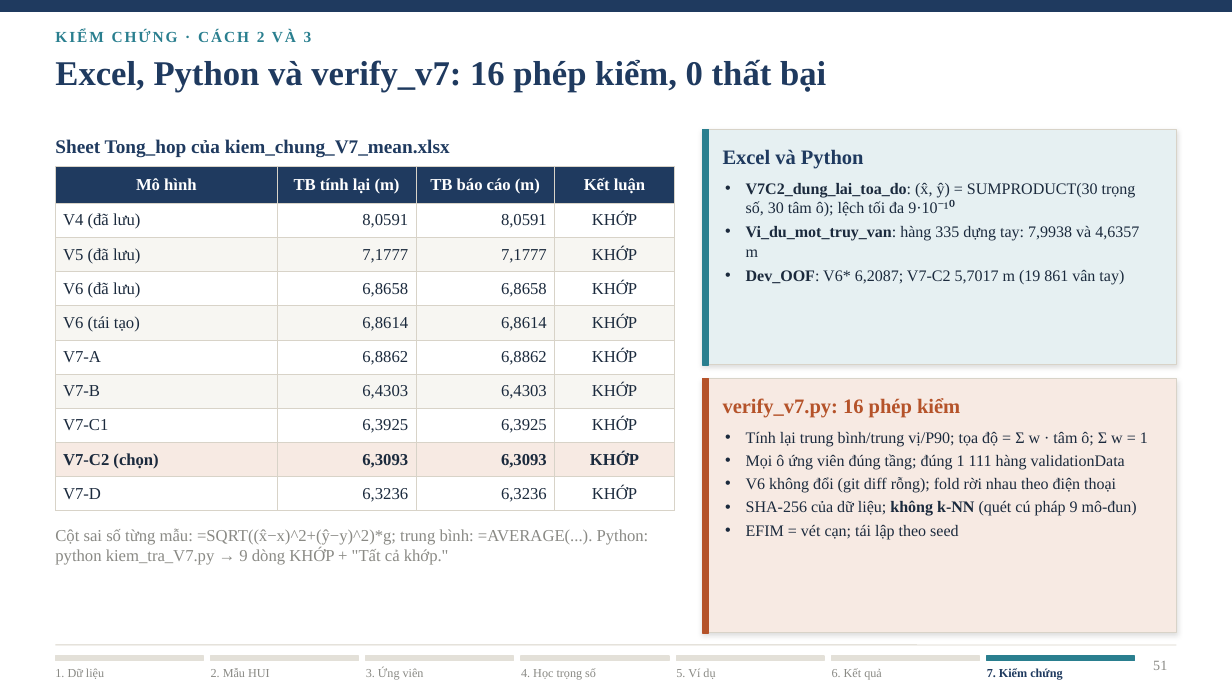
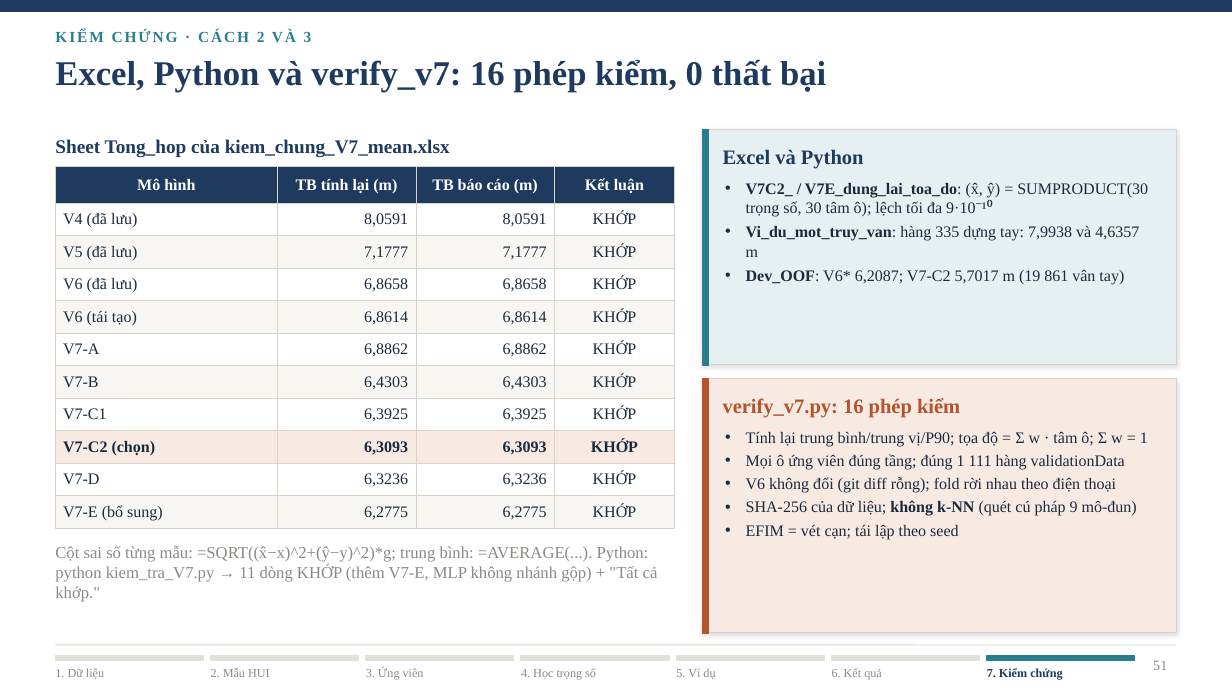
Before and after one commit to ThaiTaka/HUIM-IPS-, a slide deck: slide 51 of BAOCAO/Slide_HUIM_IPS_V7_day_du.pptx. Drawn at 1232x693 pixels with LibreOffice and Linux fonts; fonts in the diff are those of the drawing. Boxes give left, top, right and bottom in pixels: in the first picture for what was removed or moved away, otherwise in the second. Text is boxed around its words. In the diff, an @@ line names an element or a change of style, - is before the commit and + after.

```diff
--- a/BAOCAO/Slide_HUIM_IPS_V7_day_du.pptx
+++ b/BAOCAO/Slide_HUIM_IPS_V7_day_du.pptx
@@ table at <box>55,166,675,525</box> @@
+row 11: V7-E (bổ sung) | 6,2775 | 6,2775 | KHỚP
@@ text at <box>746,183,1148,217</box>: text changed @@
-• V7C2_dung_lai_toa_do: (x̂, ŷ) = SUMPRODUCT(30 trọng số, 30 tâm ô); lệch tối đa 9·10⁻¹⁰
+• V7C2_ / V7E_dung_lai_toa_do: (x̂, ŷ) = SUMPRODUCT(30 trọng số, 30 tâm ô); lệch tối đa 9·10⁻¹⁰
@@ text at <box>55,545,658,602</box>: text changed @@
-Cột sai số từng mẫu: =SQRT((x̂−x)^2+(ŷ−y)^2)*g; trung bình: =AVERAGE(...). Python: python kiem_tra_V7.py → 9 dòng KHỚP + "Tất cả khớp."
+Cột sai số từng mẫu: =SQRT((x̂−x)^2+(ŷ−y)^2)*g; trung bình: =AVERAGE(...). Python: python kiem_tra_V7.py → 11 dòng KHỚP (thêm V7-E, MLP không nhánh gộp) + "Tất cả khớp."
```
Also in this commit, not shown: 1 other slide changed, 3 other files.
